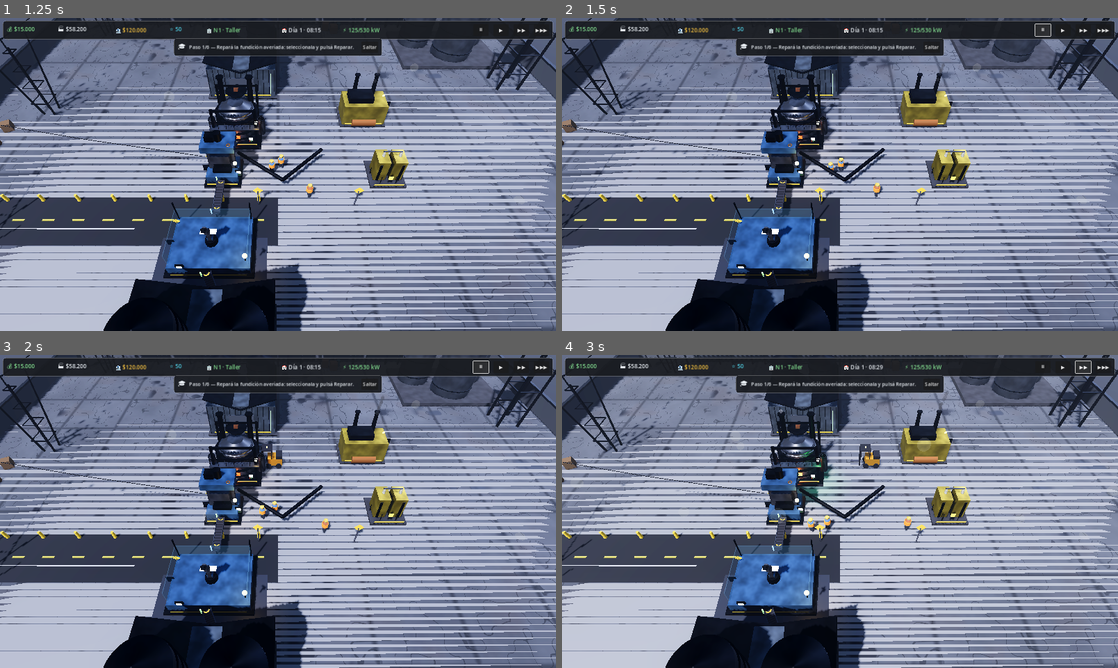
Above: before the commit, frames 1-4 (two rows, left to right).
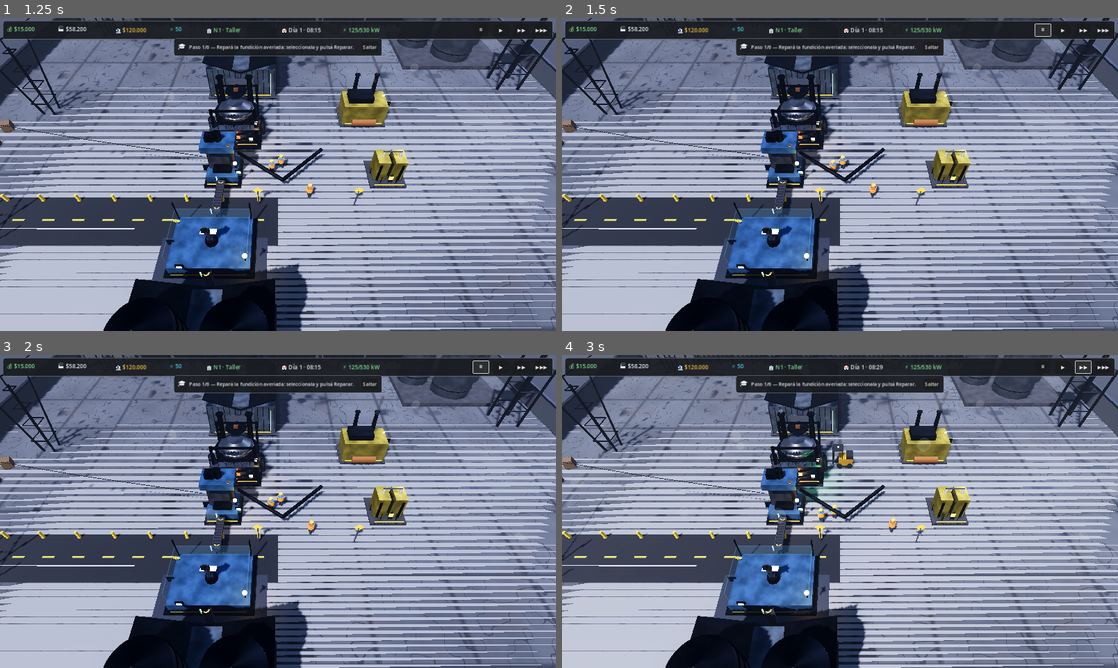
Above: after the commit, the same moments.

Repository: luckyvalentinaguirre-bot/Industria
Game: Godot game, scene res://scenes/main/main.tscn
Two runs of this game, one before a commit and one after it. Both use one fixed random seed, a clock stepped at 60 frames per second and the inputs below. This scene is started directly instead of the project's main scene.
Inputs:
- Up to frame 1 (1.25 s): click "¡Empezar!" at 0.5 s
- Up to frame 2 (1.5 s): click "⏸" at 1.25 s
- Up to frame 3 (2 s): no input
- Up to frame 4 (3 s): click "▶" at 2 s; click "▶▶" at 2.75 s

Frame 1 is identical in both runs. In frame 2, 0.2% of the frame differs, in the area x 46-58%, y 30-58%; in frame 3, 0.5%; in frame 4, 0.8%, in the area x 44-63%, y 28-57%.

Commit message:
Profundidad: mejoras por máquina (I→II→III) + pausa real
Añade decisiones reales reutilizando los sistemas existentes (sin duplicar).

- Mejoras por máquina (spec §8/§20): cada máquina tiene nivel I→II→III; mejorar
  cuesta dinero (escala con el nivel), sube la velocidad (x1.5 / x2.2) y algo el
  consumo, y restaura algo de condición. Botón "⬆ Mejorar" en el panel de
  máquina, con coste y nivel máximo; el nombre muestra el nivel (Fundición II).
  El panel muestra energía efectiva, tiempo de ciclo y producción teórica /min.
- Pausa real (spec §28): trabajadores, vehículos y animaciones de máquina se
  detienen cuando time_scale=0 (la producción/economía/eventos ya se detenían
  por ser tick-driven). La UI sigue operativa.
- Persistencia del nivel de máquina en el guardado.

Verificado: import limpio, escena de fábrica sin errores y smoke test 34/34 PASS
(añadidas comprobaciones de mejora de máquina).

Co-Authored-By: Claude Opus 4.8 <noreply@anthropic.com>
Claude-Session: https://claude.ai/code/session_01ETPkQhicRLbwGdXtkPoigV

Diff:
--- a/scripts/machines/machine.gd
+++ b/scripts/machines/machine.gd
@@ -23,6 +23,7 @@
 
 const BUFFER_CAPACITY := 24
 const WEAR_PER_CYCLE := 0.6      # % de condición perdida por ciclo producido
+const MAX_LEVEL := 3
 
 # --- Identidad / colocación -------------------------------------------------
 var machine_id: String = ""
@@ -37,6 +38,7 @@
 var priority: int = 1            # 0 Baja .. 3 Crítica
 var power_draw: float = 0.0
 var base_speed: float = 1.0
+var level: int = 1               # nivel de mejora (I..III)
 
 # --- Estado dinámico --------------------------------------------------------
 var state: int = State.IDLE
@@ -139,14 +141,55 @@
 	var upg := 1.0
 	if GameManager.upgrades:
 		upg = GameManager.upgrades.machine_speed_mult()
-	return base_speed * condition_factor * (1.0 + op) * upg
-
-## Consumo eléctrico efectivo (con mejoras de eficiencia).
+	return base_speed * condition_factor * (1.0 + op) * upg * level_speed_mult()
+
+## Consumo eléctrico efectivo (mejoras globales + nivel de la máquina).
 func effective_power_draw() -> float:
 	var mult := 1.0
 	if GameManager.upgrades:
 		mult = GameManager.upgrades.power_draw_mult()
-	return power_draw * mult
+	return power_draw * mult * (1.0 + (level - 1) * 0.15)
+
+# --- Mejora por máquina (Fundición I → II → III, spec §8/§20) ----------------
+func level_speed_mult() -> float:
+	match level:
+		2: return 1.5
+		3: return 2.2
+		_: return 1.0
+
+func can_upgrade() -> bool:
+	return level < MAX_LEVEL
+
+func upgrade_cost() -> float:
+	return float(def.get("cost", 1000)) * (0.8 + (level - 1) * 0.6)
+
+## Mejora la máquina un nivel si hay fondos. Devuelve true si se aplicó.
+func upgrade() -> bool:
+	if not can_upgrade():
+		return false
+	var cost := upgrade_cost()
+	if not GameManager.economy.spend(cost, "construction"):
+		return false
+	level += 1
+	set_condition(minf(100.0, condition + 20.0))
+	EventBus.machine_state_changed.emit(self)
+	EventBus.notify.emit("%s mejorada a nivel %d (%s)" % [display_name(), level, Fmt.money(cost)], "success")
+	return true
+
+func roman_level() -> String:
+	return ["", "I", "II", "III", "IV"][clampi(level, 0, 4)]
+
+## Producción teórica por minuto (para el panel de máquina, spec §20).
+func production_per_min() -> float:
+	if recipe_id == "":
+		return 0.0
+	var outs := current_outputs()
+	var total := 0
+	for v in outs.values():
+		total += int(v)
+	if total <= 0 or cycle_time() <= 0.0:
+		return 0.0
+	return float(total) / cycle_time() * _effective_speed() * 60.0
 
 func _output_has_room(outputs: Dictionary) -> bool:
 	var needed := 0
@@ -188,7 +231,8 @@
 	return STATE_NAMES.get(state, "?")
 
 func display_name() -> String:
-	return String(def.get("name", machine_id))
+	var n := String(def.get("name", machine_id))
+	return n + (" " + roman_level() if level > 1 else "")
 
 # --- Puertos (para cintas) --------------------------------------------------
 func port_provide_peek() -> Dictionary:
@@ -230,6 +274,7 @@
 		"recipe": recipe_id,
 		"enabled": enabled,
 		"priority": priority,
+		"level": level,
 		"condition": condition,
 		"progress": progress,
 		"input": input_buffer.to_dict(),
@@ -241,6 +286,7 @@
 	recipe_id = String(data.get("recipe", recipe_id))
 	enabled = bool(data.get("enabled", true))
 	priority = int(data.get("priority", 1))
+	level = int(data.get("level", 1))
 	condition = float(data.get("condition", 100.0))
 	progress = float(data.get("progress", 0.0))
 	if data.has("input"):
--- a/scripts/machines/machine_model.gd
+++ b/scripts/machines/machine_model.gd
@@ -406,6 +406,8 @@
 		_glow_mat.emission_energy_multiplier = 0.5
 
 func _process(delta: float) -> void:
+	if TimeManager.time_scale <= 0.0:
+		return   # pausa real: las máquinas dejan de animarse
 	var running := _state == Machine.State.RUNNING
 	var t := Time.get_ticks_msec() / 1000.0
 	match _anim_kind:
--- a/scripts/ui/production_ui.gd
+++ b/scripts/ui/production_ui.gd
@@ -19,6 +19,7 @@
 var _cond_lbl: Label
 var _repair_btn: Button
 var _toggle_btn: Button
+var _upgrade_btn: Button
 var _accum: float = 0.0
 
 func _ready() -> void:
@@ -143,6 +144,9 @@
 	actions.add_child(_repair_btn)
 	actions.add_child(_toggle_btn)
 	_box.add_child(actions)
+	_upgrade_btn = UITheme.make_button("⬆ Mejorar")
+	_upgrade_btn.pressed.connect(_on_upgrade)
+	_box.add_child(_upgrade_btn)
 
 	_refresh()
 
@@ -160,12 +164,14 @@
 		_: dot = "⚪"; col = UITheme.TEXT
 	_status.text = "%s  %s" % [dot, machine.state_name()]
 	_status.add_theme_color_override("font_color", col)
+	if _title:
+		_title.text = machine.display_name()
 
 	if _cycle_bar:
 		_cycle_bar.value = 0.0 if machine.cycle_time() <= 0.0 else clampf(machine.progress / machine.cycle_time() * 100.0, 0, 100)
 	_in_lbl.text = _buffer_text(machine.input_buffer)
 	_out_lbl.text = _buffer_text(machine.output_buffer)
-	_power_lbl.text = "⚡ Energía: %d kW      ⏱ Ciclo: %.1fs" % [int(machine.power_draw), machine.cycle_time()]
+	_power_lbl.text = "⚡ %d kW   ⏱ %.1fs   📈 %.1f/min" % [int(machine.effective_power_draw()), machine.cycle_time(), machine.production_per_min()]
 	_cond_bar.value = machine.condition
 	var eff := int(lerpf(45.0, 100.0, clampf(machine.condition / 100.0, 0.0, 1.0)))
 	_cond_lbl.text = "Condición %d%%  ·  Eficiencia %d%%" % [int(machine.condition), eff]
@@ -173,6 +179,17 @@
 	_repair_btn.disabled = machine.condition >= 100.0
 	_repair_btn.text = "🔧 Reparar" if machine.condition >= 100.0 else "🔧 Reparar (%s)" % Fmt.money(GameManager.maintenance.repair_cost(machine))
 	_toggle_btn.text = "⏸ Desactivar" if machine.enabled else "▶ Activar"
+	if _upgrade_btn:
+		if machine.can_upgrade():
+			_upgrade_btn.disabled = false
+			_upgrade_btn.text = "⬆ Mejorar a nivel %d (%s)" % [machine.level + 1, Fmt.money(machine.upgrade_cost())]
+		else:
+			_upgrade_btn.disabled = true
+			_upgrade_btn.text = "⬆ Nivel máximo"
+
+func _on_upgrade() -> void:
+	if machine and machine.upgrade():
+		_refresh()
 
 func _buffer_text(inv: Inventory) -> String:
 	var items := inv.provide_peek()
--- a/scripts/vehicles/vehicle.gd
+++ b/scripts/vehicles/vehicle.gd
@@ -29,6 +29,8 @@
 		_build_visual(color)
 
 func _process(delta: float) -> void:
+	if TimeManager.time_scale <= 0.0:
+		return   # pausa real: los vehículos se detienen
 	if _idx >= _waypoints.size():
 		if loop and _waypoints.size() > 1:
 			_idx = 0
--- a/scripts/workers/worker.gd
+++ b/scripts/workers/worker.gd
@@ -26,6 +26,8 @@
 	_build_visual()
 
 func _process(delta: float) -> void:
+	if TimeManager.time_scale <= 0.0:
+		return   # pausa real: los trabajadores se detienen
 	if not _has_target:
 		_pick_target()
 		return
--- a/tests/production/smoke_test.gd
+++ b/tests/production/smoke_test.gd
@@ -22,6 +22,7 @@
 	_test_logistics_relay()
 	_test_expansion()
 	_test_market()
+	_test_machine_upgrade()
 	_test_contract_variety()
 	_test_upgrades()
 	_test_vehicles()
@@ -133,6 +134,14 @@
 	var grew: bool = grid.expand(8)
 	_check("Expansión: ampliar aumenta el terreno construible", grew and GameState.buildable_size == Vector2i(32, 32))
 
+func _test_machine_upgrade() -> void:
+	var m: Machine = GameManager.machines.create_machine("press", Vector2i(30, 30))
+	GameState.money = 100000.0
+	var before: float = m.level_speed_mult()
+	var ok: bool = m.upgrade()
+	_check("Mejora de máquina: sube de nivel y velocidad", ok and m.level == 2 and m.level_speed_mult() > before)
+	_check("Mejora de máquina: el nombre muestra el nivel (II)", m.display_name().ends_with("II"))
+
 func _test_market() -> void:
 	var m = GameManager.market
 	var base: float = ItemDB.base_price("iron_ore")
